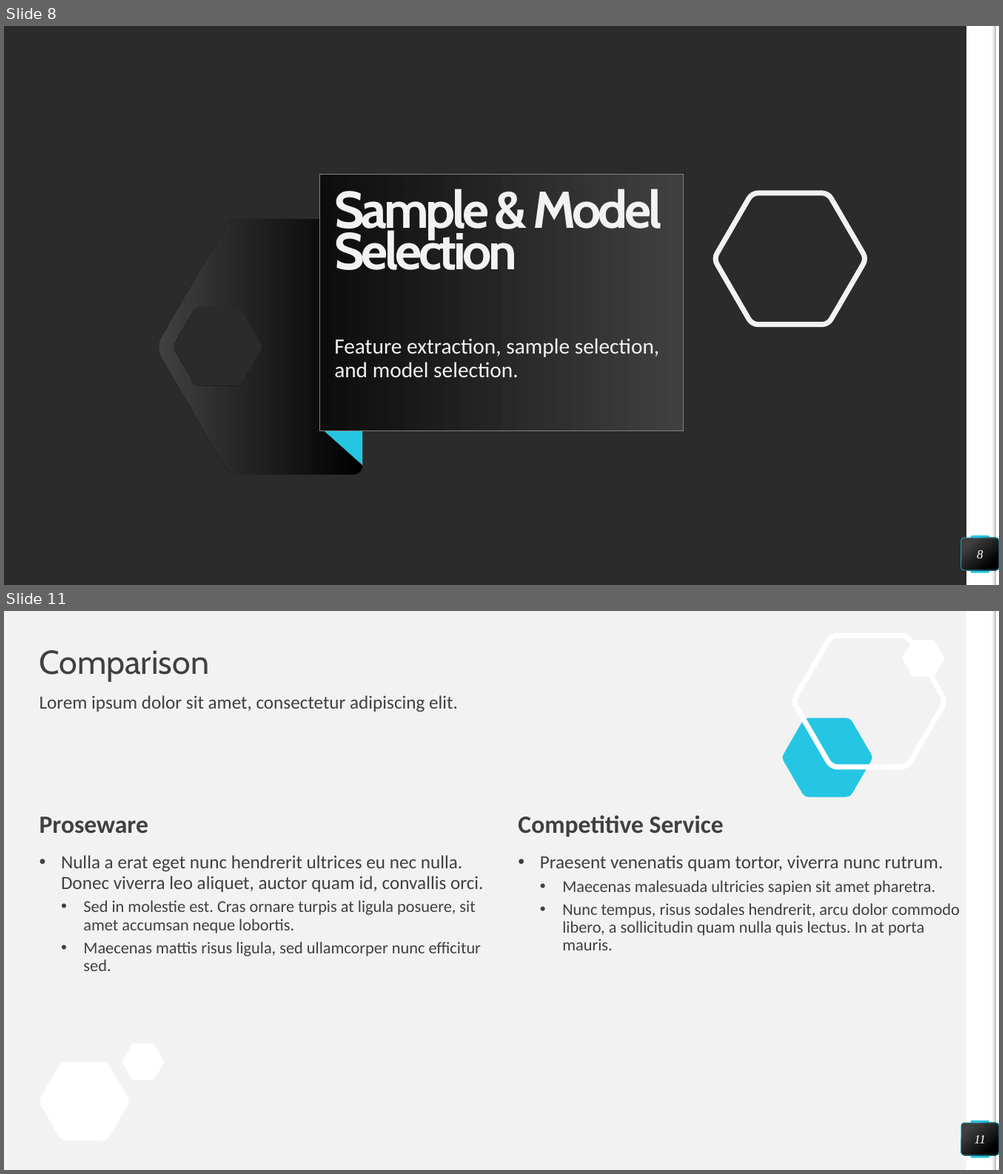
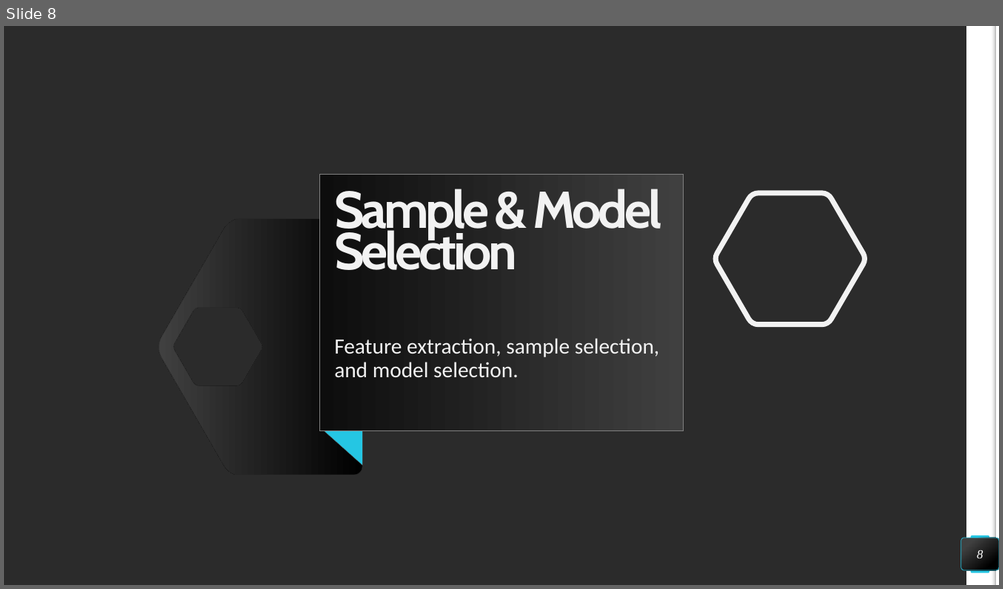
Before and after one commit to differentiablef/london-power-analysis, a slide deck: Final Project - Classifying User Affluence.pptx. Shown one above the other, each under a label of ours: slides 8 and 11 before the commit, slide 8 after it; the slides between them are not shown. The pictures are 1003x1174 and 1003x589 pixels, drawn with LibreOffice and Linux fonts; fonts in the diff are those of the drawing; background and template pictures are left out; a plain dark background stands for a picture behind light text. Boxes give left, top, right and bottom in pixels: in the first picture for what was removed or moved away, otherwise in the second. Text is boxed around its words. In the diff, an @@ line names an element or a change of style, - is before the commit and + after.

```diff
--- a/Final Project - Classifying User Affluence.pptx
+++ b/Final Project - Classifying User Affluence.pptx
@@ slide 11 removed at box(4, 611, 999, 1170), background #F2F2F2; not listed: 4 template elements that a slide beside it also shows @@
@@ title removed at box(40, 650, 209, 682) @@
-Comparison
@@ freeform shape removed at box(794, 635, 944, 767) @@
@@ freeform shape removed at box(902, 640, 944, 677) @@
@@ text removed at box(40, 695, 458, 712) @@
-Lorem ipsum dolor sit amet, consectetur adipiscing elit.
@@ freeform shape removed at box(782, 718, 873, 797) @@
@@ text removed at box(40, 817, 148, 834) @@
-Proseware
@@ text removed at box(518, 815, 723, 837) @@
-Competitive Service
@@ text removed at box(61, 855, 483, 971) @@
-• Nulla a erat eget nunc hendrerit ultrices eu nec nulla. Donec viverra leo aliquet, auctor quam id, convallis orci.
-  • Sed in molestie est. Cras ornare turpis at ligula posuere, sit amet accumsan neque lobortis.
-  • Maecenas mattis risus ligula, sed ullamcorper nunc efficitur sed.
@@ text removed at box(540, 855, 959, 951) @@
-• Praesent venenatis quam tortor, viverra nunc rutrum.
-  • Maecenas malesuada ultricies sapien sit amet pharetra.
-  • Nunc tempus, risus sodales hendrerit, arcu dolor commodo libero, a sollicitudin quam nulla quis lectus. In at porta mauris.
@@ freeform shape removed at box(122, 1044, 165, 1080) @@
@@ freeform shape removed at box(39, 1062, 129, 1142) @@
@@ page number removed at box(962, 1123, 999, 1156) @@
-11
```
Also in this commit, not shown: 3 slides changed, 3 slides added, 6 other slides removed.
